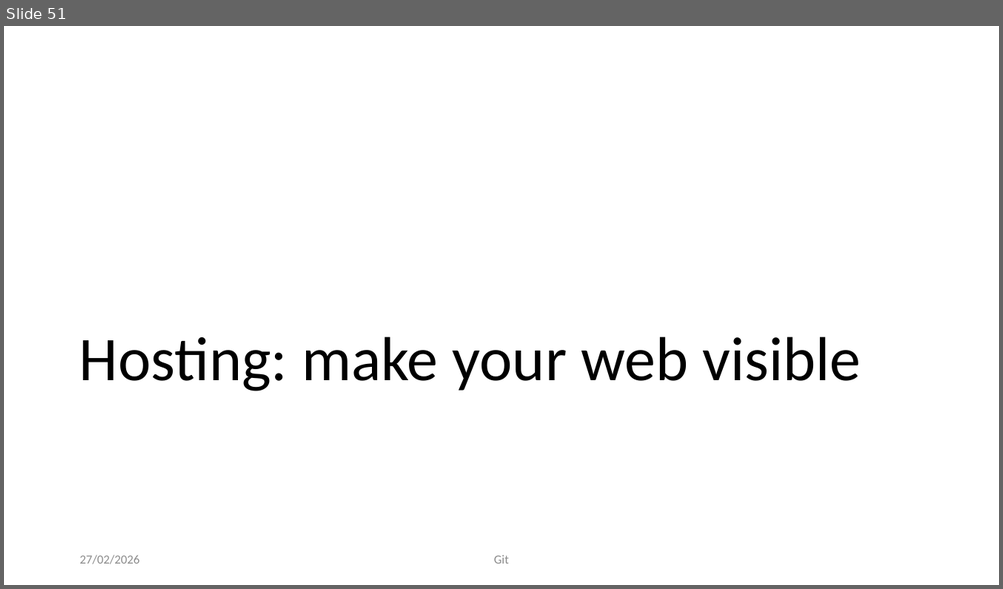
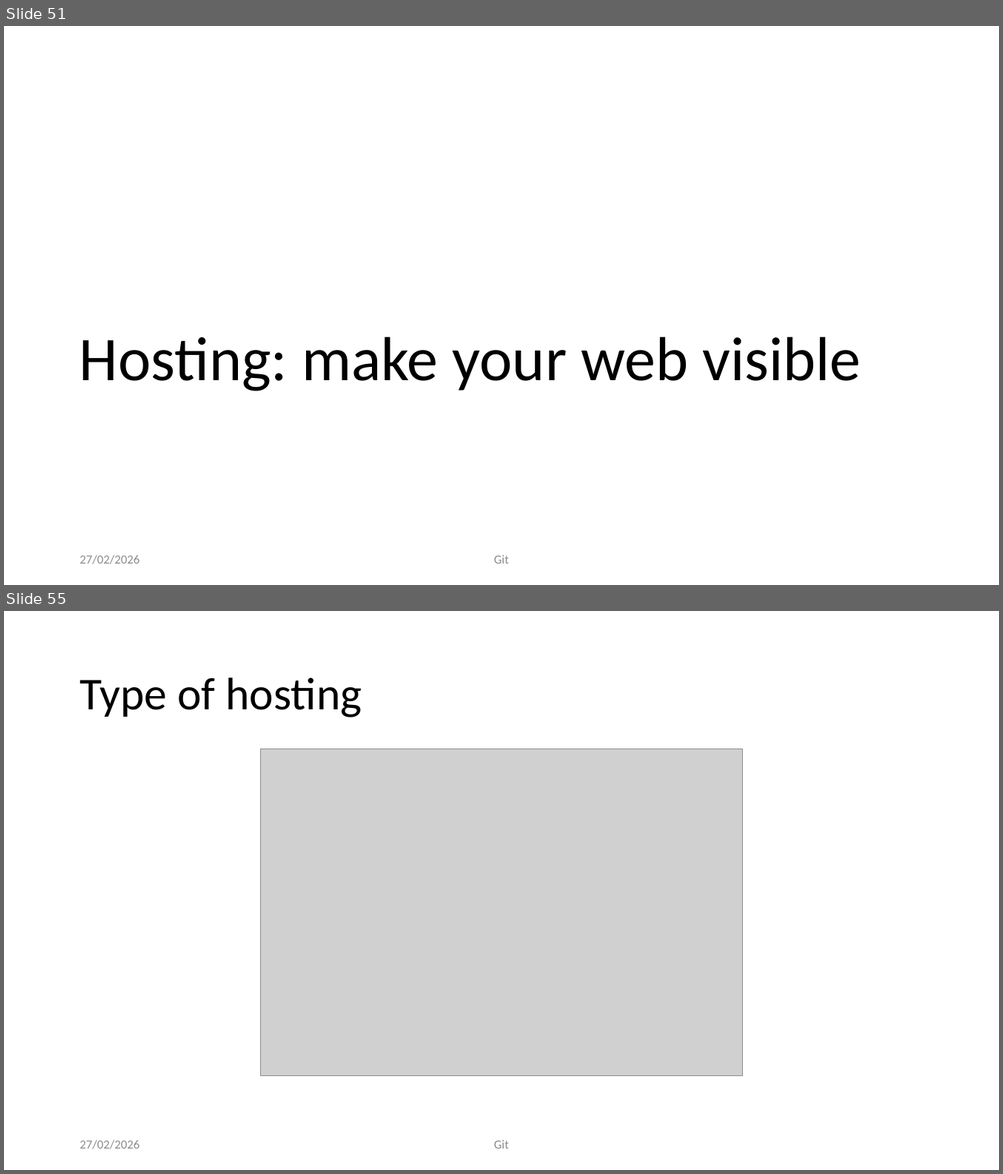
Before and after one commit to RayWP/training-uajy, a slide deck: Part 1 Git/Git-art of source control.pptx. Shown one above the other, each under a label of ours: slide 51 before the commit, slides 51 and 55 after it; the slides between them are not shown. The pictures are 1003x589 and 1003x1174 pixels, drawn with LibreOffice and Linux fonts; fonts in the diff are those of the drawing; grey boxes stand for pictures; background and template pictures are left out. Boxes give left, top, right and bottom in pixels: in the first picture for what was removed or moved away, otherwise in the second. Text is boxed around its words. In the diff, an @@ line names an element or a change of style, - is before the commit and + after.

Commit message:
add part 2 hosting

```diff
--- a/Part 1 Git/Git-art of source control.pptx
+++ b/Part 1 Git/Git-art of source control.pptx
@@ slide 55 added at <box>4,611,999,1170</box>, background #FFFFFF @@
@@ title added at <box>79,678,362,718</box>, 44 pt, text #000000 @@
+Type of hosting
@@ picture added at <box>261,749,743,1076</box> @@
@@ text added at <box>79,1140,139,1150</box>, 12 pt, text #8C8C8C @@
+27/02/2026
@@ text added at <box>494,1140,509,1149</box>, 12 pt, text #8C8C8C @@
+Git
```
Also in this commit, not shown: 7 other slides added, 3 other files.
